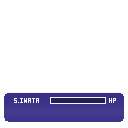
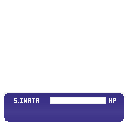
The second w=128, h=128 image is a revision of the first. Changes to its layers:
added layer "Layer 2 copy" above "Layer 2" over left=51, top=98, right=105, bottom=103
hid "Layer 2" over left=51, top=98, right=105, bottom=103
